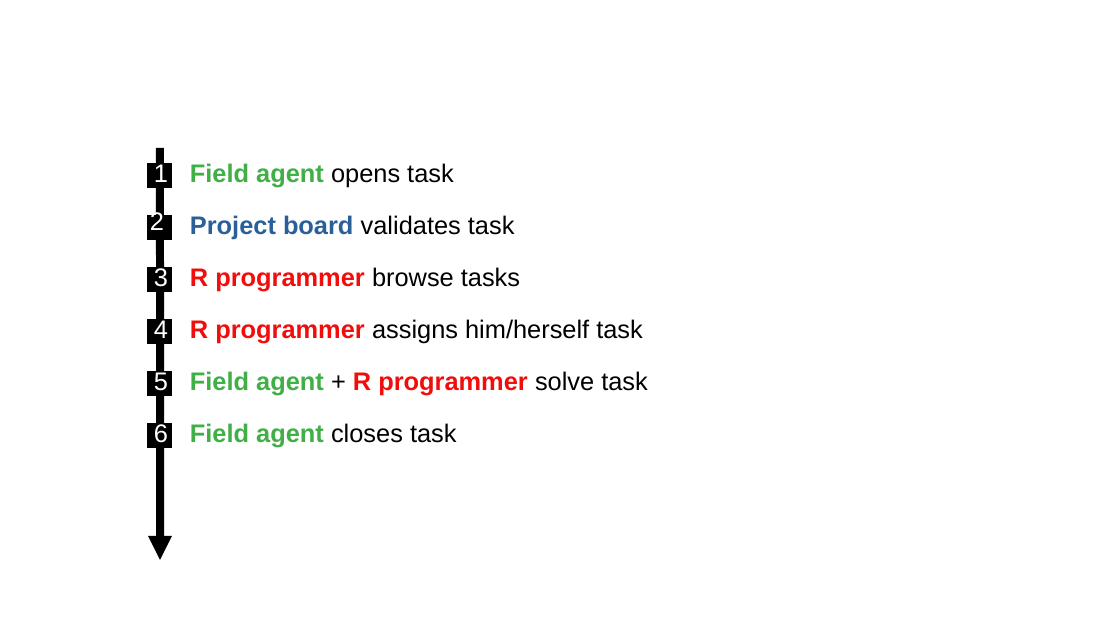
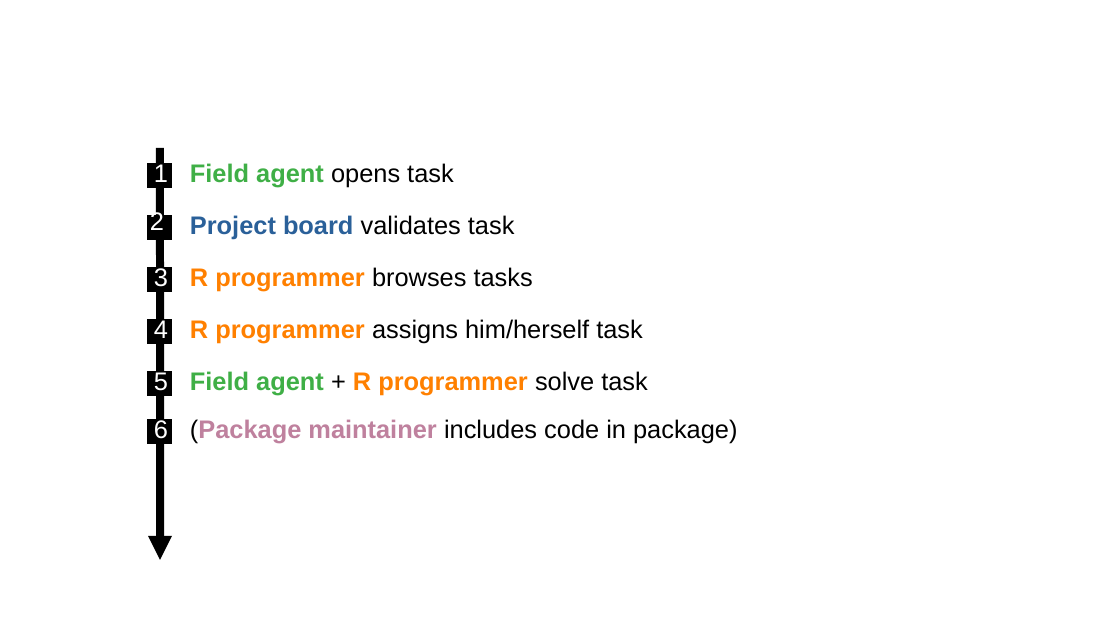
Before and after one commit to matthieugold/covid-19-challenge, a slide deck: slide 39 of docs/dscc_presentation/dscc_presentation.odp. Drawn at 1120x630 pixels with LibreOffice and Linux fonts; fonts in the diff are those of the drawing. Boxes give left, top, right and bottom in pixels: in the first picture for what was removed or moved away, otherwise in the second. Text is boxed around its words. In the diff, an @@ line names an element or a change of style, - is before the commit and + after.

```diff
--- a/docs/dscc_presentation/dscc_presentation.odp
+++ b/docs/dscc_presentation/dscc_presentation.odp
@@ text at (190,267,533,291): text changed; text colour #F10D0C to #000000; bold off @@
-R programmer browse tasks
+R programmer browses tasks
@@ text "R programmer assigns him/herself task" at (190,319,643,343): text colour #F10D0C to #FF8000 in "R programmer" @@
@@ text "Field agent + R programmer ..." at (190,371,648,395): text colour #F10D0C to #FF8000 in "R programmer" @@
@@ text "6": place and size @@
-text "6" at (154,421,168,443)
+text "6" at (154,417,168,439)
@@ text added at (190,419,737,443), 18 pt, text #000000 @@
+(Package maintainer includes code in package)
@@ rectangle: place and size @@
-rectangle at (148,424,173,448)
+rectangle at (148,420,173,444)
@@ text removed at (190,423,457,447) @@
-Field agent closes task
```
Also in this commit, not shown: 10 other slides changed, 1 other file.
